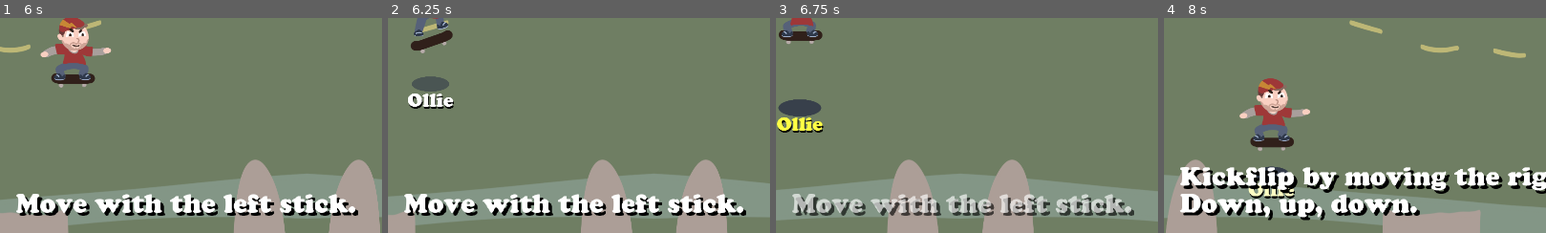
Above: before the commit, frames 1-4 (left to right).
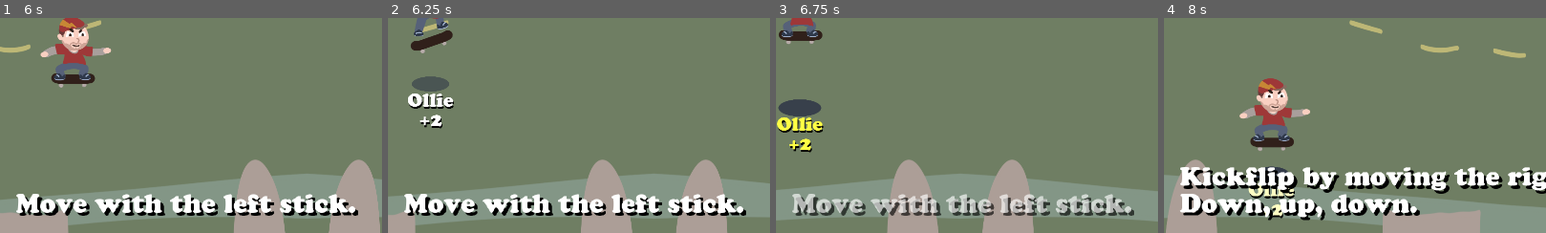
Above: after the commit, the same moments.

Repository: proximadams/The-Radical-Adventures-of-Chris-Pointon
Game: Godot game, scene res://scenes/TitleScreen.tscn
Two runs of this game, one before a commit and one after it. Both use one fixed random seed, a clock stepped at 60 frames per second and the inputs below.
Inputs (mouse positions are % of the whole screen's width and height, from its top left):
- Up to frame 1 (6 s): move the mouse to (72, 45) at 0.52 s; hold D (move_right) 0.53-1.25 s; hold Down (shift_crouch) 0.53-1.25 s; tap Up (shift_jump) at 0.77, 2.27, 4.52, 5.27 s; click "Start" at 1.25 s; move the mouse to (30, 55) at 2.02 s; hold S (move_down) 2.03-2.78 s; tap Down (shift_crouch) at 2.1, 4.35, 5.85 s; move the mouse to (60, 28) at 2.77 s; hold D (move_right) 2.78-3.5 s; hold Down (shift_crouch) 2.78-3.5 s; click "Yes" at 3.5 s; move the mouse to (45, 70) at 4.27 s; hold W (move_up) 4.28-5.03 s; tap Enter at 5 s; move the mouse to (80, 65) at 5.02 s; hold Down (shift_crouch) 5.03-5.78 s; hold A (move_left) from 5.03 s (still down); move the mouse to (20, 35) at 5.77 s
- Up to frame 2 (6.25 s): keep holding A (move_left); tap Up (shift_jump) at 6.02 s
- Up to frame 3 (6.75 s): move the mouse to (55, 50) at 6.52 s; release A (move_left) at 6.53 s; hold S (move_down) from 6.53 s (still down); hold Down (shift_crouch) from 6.53 s (still down)
- Up to frame 4 (8 s): move the mouse to (35, 25) at 7.27 s; release S (move_down) at 7.28 s; release Down (shift_crouch) at 7.28 s; hold D (move_right) from 7.28 s (still down); tap Down (shift_crouch) at 7.35 s; tap Up (shift_jump) at 7.52 s
The pictures show only the part of the screen within x 0-50%, y 50-100%; the shares and areas given below are measured in that part.

Frame 1 is identical in both runs. In frame 2, 0.2% of the frame differs, in the area x 8-15%, y 44-52%; in frame 3, 0.2%, in the area x 3-10%, y 56-63%; in frame 4, 0.2%.

Commit message:
show points in trick labels

Diff:
--- a/scenes/Level.tscn
+++ b/scenes/Level.tscn
@@ -5996,7 +5996,7 @@
 tracks/1/imported = false
 tracks/1/enabled = true
 tracks/1/keys = {
-"times": PoolRealArray( 0, 0.1, 0.2, 0.298774 ),
+"times": PoolRealArray( 0, 0.1, 0.2, 0.3 ),
 "transitions": PoolRealArray( 1, 1, 1, 1 ),
 "update": 0,
 "values": [ Vector2( 0.5, 0.5 ), Vector2( 2, 2 ), Vector2( 1.5, 1.5 ), Vector2( 2, 2 ) ]
@@ -7039,7 +7039,6 @@
 disabled = true
 
 [node name="TrickLabels" type="Node2D" parent="Player"]
-modulate = Color( 0, 0, 0, 0 )
 scale = Vector2( 1.5, 1.5 )
 z_index = 10
 
@@ -7075,6 +7074,33 @@
 text = "Kickflip"
 align = 1
 
+[node name="PointsBackground" type="Label" parent="Player/TrickLabels/Kickflip"]
+modulate = Color( 0, 0, 0, 1 )
+anchor_left = 0.5
+anchor_top = 0.5
+anchor_right = 0.5
+anchor_bottom = 0.5
+margin_left = -140.0
+margin_top = 137.5
+margin_right = 148.0
+margin_bottom = 230.5
+theme = SubResource( 53 )
+text = "+30"
+align = 1
+
+[node name="PointsMain" type="Label" parent="Player/TrickLabels/Kickflip"]
+anchor_left = 0.5
+anchor_top = 0.5
+anchor_right = 0.5
+anchor_bottom = 0.5
+margin_left = -144.0
+margin_top = 127.5
+margin_right = 144.0
+margin_bottom = 220.5
+theme = SubResource( 53 )
+text = "+30"
+align = 1
+
 [node name="KickflipX2" type="Node2D" parent="Player/TrickLabels"]
 visible = false
 
@@ -7107,6 +7133,35 @@
 text = "Double Kickflip"
 align = 1
 
+[node name="PointsBackground" type="Label" parent="Player/TrickLabels/KickflipX2"]
+modulate = Color( 0, 0, 0, 1 )
+anchor_left = 0.5
+anchor_top = 0.5
+anchor_right = 0.5
+anchor_bottom = 0.5
+margin_left = -76.0
+margin_top = 137.5
+margin_right = 212.0
+margin_bottom = 230.5
+rect_scale = Vector2( 0.5, 0.5 )
+theme = SubResource( 53 )
+text = "+100"
+align = 1
+
+[node name="PointsMain" type="Label" parent="Player/TrickLabels/KickflipX2"]
+anchor_left = 0.5
+anchor_top = 0.5
+anchor_right = 0.5
+anchor_bottom = 0.5
+margin_left = -80.0
+margin_top = 127.5
+margin_right = 208.0
+margin_bottom = 220.5
+rect_scale = Vector2( 0.5, 0.5 )
+theme = SubResource( 53 )
+text = "+100"
+align = 1
+
 [node name="Ollie" type="Node2D" parent="Player/TrickLabels"]
 visible = false
 
@@ -7137,6 +7192,33 @@
 text = "Ollie"
 align = 1
 
+[node name="PointsBackground" type="Label" parent="Player/TrickLabels/Ollie"]
+modulate = Color( 0, 0, 0, 1 )
+anchor_left = 0.5
+anchor_top = 0.5
+anchor_right = 0.5
+anchor_bottom = 0.5
+margin_left = -140.0
+margin_top = 137.5
+margin_right = 148.0
+margin_bottom = 230.5
+theme = SubResource( 53 )
+text = "+2"
+align = 1
+
+[node name="PointsMain" type="Label" parent="Player/TrickLabels/Ollie"]
+anchor_left = 0.5
+anchor_top = 0.5
+anchor_right = 0.5
+anchor_bottom = 0.5
+margin_left = -144.0
+margin_top = 127.5
+margin_right = 144.0
+margin_bottom = 220.5
+theme = SubResource( 53 )
+text = "+2"
+align = 1
+
 [node name="Grind" type="Node2D" parent="Player/TrickLabels"]
 visible = false
 
@@ -7165,6 +7247,33 @@
 margin_bottom = 96.5
 theme = SubResource( 53 )
 text = "Grind"
+align = 1
+
+[node name="PointsBackground" type="Label" parent="Player/TrickLabels/Grind"]
+modulate = Color( 0, 0, 0, 1 )
+anchor_left = 0.5
+anchor_top = 0.5
+anchor_right = 0.5
+anchor_bottom = 0.5
+margin_left = -140.0
+margin_top = 137.5
+margin_right = 148.0
+margin_bottom = 230.5
+theme = SubResource( 53 )
+text = "+10"
+align = 1
+
+[node name="PointsMain" type="Label" parent="Player/TrickLabels/Grind"]
+anchor_left = 0.5
+anchor_top = 0.5
+anchor_right = 0.5
+anchor_bottom = 0.5
+margin_left = -144.0
+margin_top = 127.5
+margin_right = 144.0
+margin_bottom = 220.5
+theme = SubResource( 53 )
+text = "+10"
 align = 1
 
 [node name="Manual" type="Node2D" parent="Player/TrickLabels"]
@@ -7199,6 +7308,33 @@
 text = "Manual"
 align = 1
 
+[node name="PointsBackground" type="Label" parent="Player/TrickLabels/Manual"]
+modulate = Color( 0, 0, 0, 1 )
+anchor_left = 0.5
+anchor_top = 0.5
+anchor_right = 0.5
+anchor_bottom = 0.5
+margin_left = -140.0
+margin_top = 137.5
+margin_right = 148.0
+margin_bottom = 230.5
+theme = SubResource( 53 )
+text = "+1"
+align = 1
+
+[node name="PointsMain" type="Label" parent="Player/TrickLabels/Manual"]
+anchor_left = 0.5
+anchor_top = 0.5
+anchor_right = 0.5
+anchor_bottom = 0.5
+margin_left = -144.0
+margin_top = 127.5
+margin_right = 144.0
+margin_bottom = 220.5
+theme = SubResource( 53 )
+text = "+1"
+align = 1
+
 [node name="NoseManual" type="Node2D" parent="Player/TrickLabels"]
 visible = false
 
@@ -7231,6 +7367,33 @@
 text = "Nose Manual"
 align = 1
 
+[node name="PointsBackground" type="Label" parent="Player/TrickLabels/NoseManual"]
+modulate = Color( 0, 0, 0, 1 )
+anchor_left = 0.5
+anchor_top = 0.5
+anchor_right = 0.5
+anchor_bottom = 0.5
+margin_left = -140.0
+margin_top = 137.5
+margin_right = 148.0
+margin_bottom = 230.5
+theme = SubResource( 53 )
+text = "+1"
+align = 1
+
+[node name="PointsMain" type="Label" parent="Player/TrickLabels/NoseManual"]
+anchor_left = 0.5
+anchor_top = 0.5
+anchor_right = 0.5
+anchor_bottom = 0.5
+margin_left = -144.0
+margin_top = 127.5
+margin_right = 144.0
+margin_bottom = 220.5
+theme = SubResource( 53 )
+text = "+1"
+align = 1
+
 [node name="Spin180" type="Node2D" parent="Player/TrickLabels"]
 visible = false
 
@@ -7263,6 +7426,33 @@
 text = "Spin 180"
 align = 1
 
+[node name="PointsBackground" type="Label" parent="Player/TrickLabels/Spin180"]
+modulate = Color( 0, 0, 0, 1 )
+anchor_left = 0.5
+anchor_top = 0.5
+anchor_right = 0.5
+anchor_bottom = 0.5
+margin_left = -140.0
+margin_top = 137.5
+margin_right = 148.0
+margin_bottom = 230.5
+theme = SubResource( 53 )
+text = "+5"
+align = 1
+
+[node name="PointsMain" type="Label" parent="Player/TrickLabels/Spin180"]
+anchor_left = 0.5
+anchor_top = 0.5
+anchor_right = 0.5
+anchor_bottom = 0.5
+margin_left = -144.0
+margin_top = 127.5
+margin_right = 144.0
+margin_bottom = 220.5
+theme = SubResource( 53 )
+text = "+5"
+align = 1
+
 [node name="Spin360" type="Node2D" parent="Player/TrickLabels"]
 visible = false
 
@@ -7295,6 +7485,33 @@
 text = "Spin 360"
 align = 1
 
+[node name="PointsBackground" type="Label" parent="Player/TrickLabels/Spin360"]
+modulate = Color( 0, 0, 0, 1 )
+anchor_left = 0.5
+anchor_top = 0.5
+anchor_right = 0.5
+anchor_bottom = 0.5
+margin_left = -140.0
+margin_top = 137.5
+margin_right = 148.0
+margin_bottom = 230.5
+theme = SubResource( 53 )
+text = "+30"
+align = 1
+
+[node name="PointsMain" type="Label" parent="Player/TrickLabels/Spin360"]
+anchor_left = 0.5
+anchor_top = 0.5
+anchor_right = 0.5
+anchor_bottom = 0.5
+margin_left = -144.0
+margin_top = 127.5
+margin_right = 144.0
+margin_bottom = 220.5
+theme = SubResource( 53 )
+text = "+30"
+align = 1
+
 [node name="Spin720" type="Node2D" parent="Player/TrickLabels"]
 visible = false
 
@@ -7327,7 +7544,37 @@
 text = "Spin 720"
 align = 1
 
+[node name="PointsBackground" type="Label" parent="Player/TrickLabels/Spin720"]
+modulate = Color( 0, 0, 0, 1 )
+anchor_left = 0.5
+anchor_top = 0.5
+anchor_right = 0.5
+anchor_bottom = 0.5
+margin_left = -49.3334
+margin_top = 137.5
+margin_right = 238.667
+margin_bottom = 230.5
+rect_scale = Vector2( 0.333, 0.333 )
+theme = SubResource( 53 )
+text = "+100"
+align = 1
+
+[node name="PointsMain" type="Label" parent="Player/TrickLabels/Spin720"]
+anchor_left = 0.5
+anchor_top = 0.5
+anchor_right = 0.5
+anchor_bottom = 0.5
+margin_left = -53.3334
+margin_top = 127.5
+margin_right = 234.667
+margin_bottom = 220.5
+rect_scale = Vector2( 0.333, 0.333 )
+theme = SubResource( 53 )
+text = "+100"
+align = 1
+
 [node name="ThreadNeedle" type="Node2D" parent="Player/TrickLabels"]
+visible = false
 
 [node name="TextBackground" type="Label" parent="Player/TrickLabels/ThreadNeedle"]
 modulate = Color( 0, 0, 0, 1 )
@@ -7356,6 +7603,35 @@
 grow_horizontal = 2
 theme = SubResource( 53 )
 text = "Thread the Needle"
+align = 1
+
+[node name="PointsBackground" type="Label" parent="Player/TrickLabels/ThreadNeedle"]
+modulate = Color( 0, 0, 0, 1 )
+anchor_left = 0.5
+anchor_top = 0.5
+anchor_right = 0.5
+anchor_bottom = 0.5
+margin_left = -76.0
+margin_top = 137.5
+margin_right = 212.0
+margin_bottom = 230.5
+rect_scale = Vector2( 0.5, 0.5 )
+theme = SubResource( 53 )
+text = "+100"
+align = 1
+
+[node name="PointsMain" type="Label" parent="Player/TrickLabels/ThreadNeedle"]
+anchor_left = 0.5
+anchor_top = 0.5
+anchor_right = 0.5
+anchor_bottom = 0.5
+margin_left = -80.0
+margin_top = 127.5
+margin_right = 208.0
+margin_bottom = 220.5
+rect_scale = Vector2( 0.5, 0.5 )
+theme = SubResource( 53 )
+text = "+100"
 align = 1
 
 [node name="TrickAnimationPlayer" type="AnimationPlayer" parent="Player/TrickLabels"]
